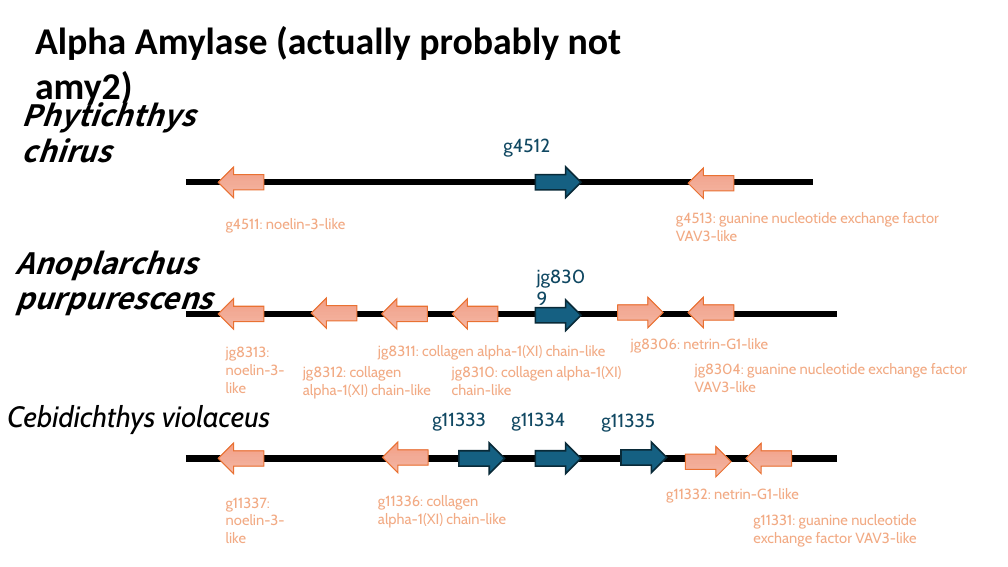
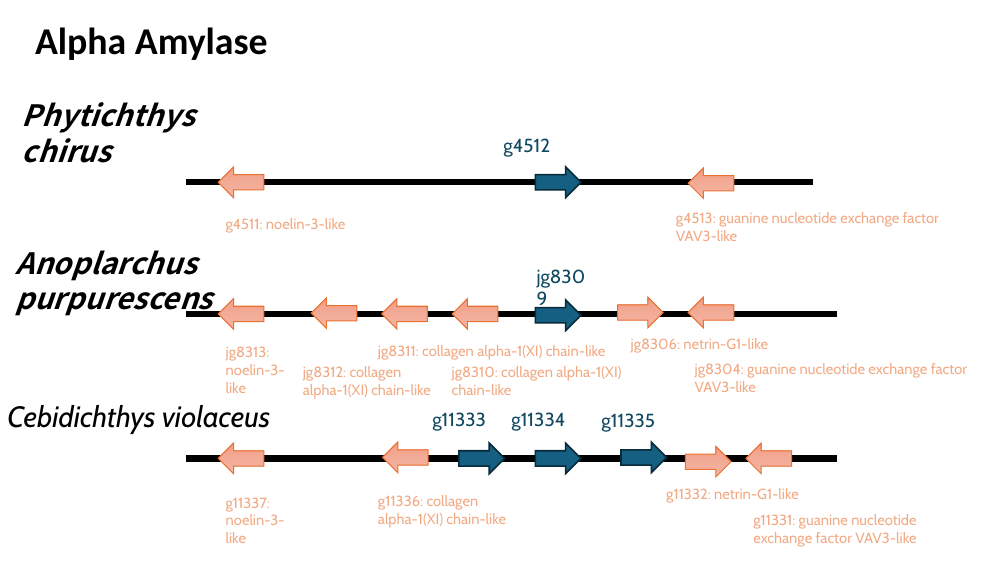
Before and after one commit to jyw-atgithub/fish-genome, a slide deck: slide 5 of synteny.pptx (slide 8 before the commit). Drawn at 1008x567 pixels with LibreOffice and Linux fonts; fonts in the diff are those of the drawing. Boxes give left, top, right and bottom in pixels: in the first picture for what was removed or moved away, otherwise in the second. Text is boxed around its words. In the diff, an @@ line names an element or a change of style, - is before the commit and + after.

```diff
--- a/synteny.pptx
+++ b/synteny.pptx
@@ text at box(35, 27, 268, 60): text changed @@
-Alpha Amylase (actually probably not amy2)
+Alpha Amylase
```
Also in this commit, not shown: 8 other slides changed, 11 slides added, 4 other files.
